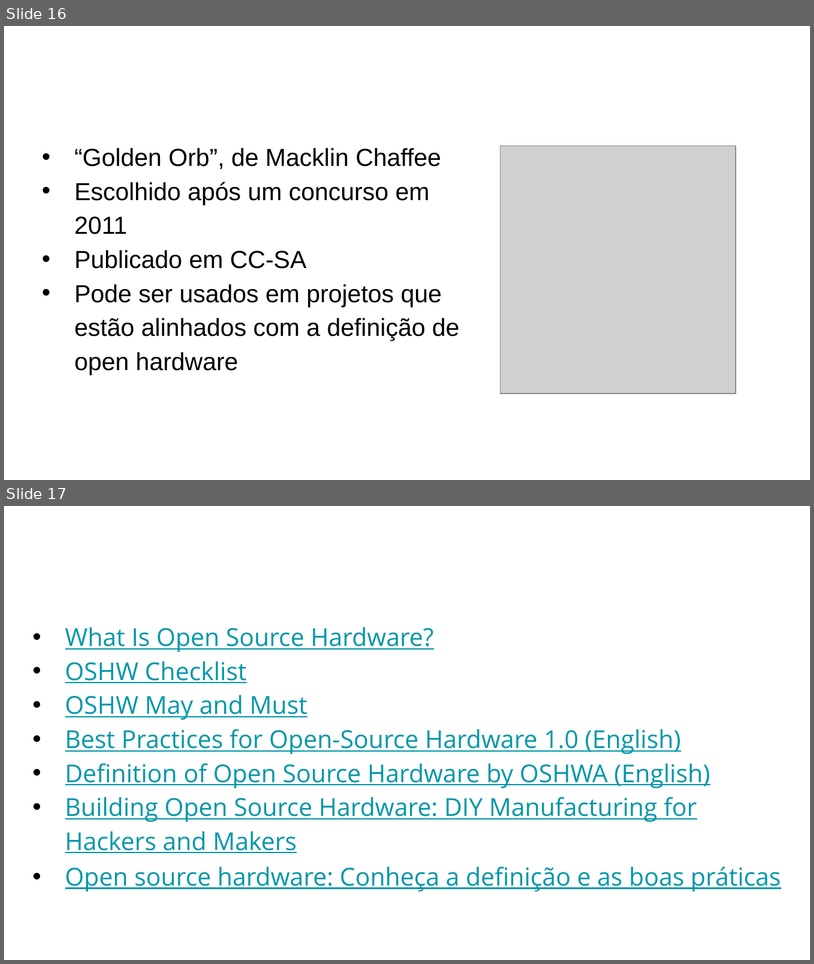
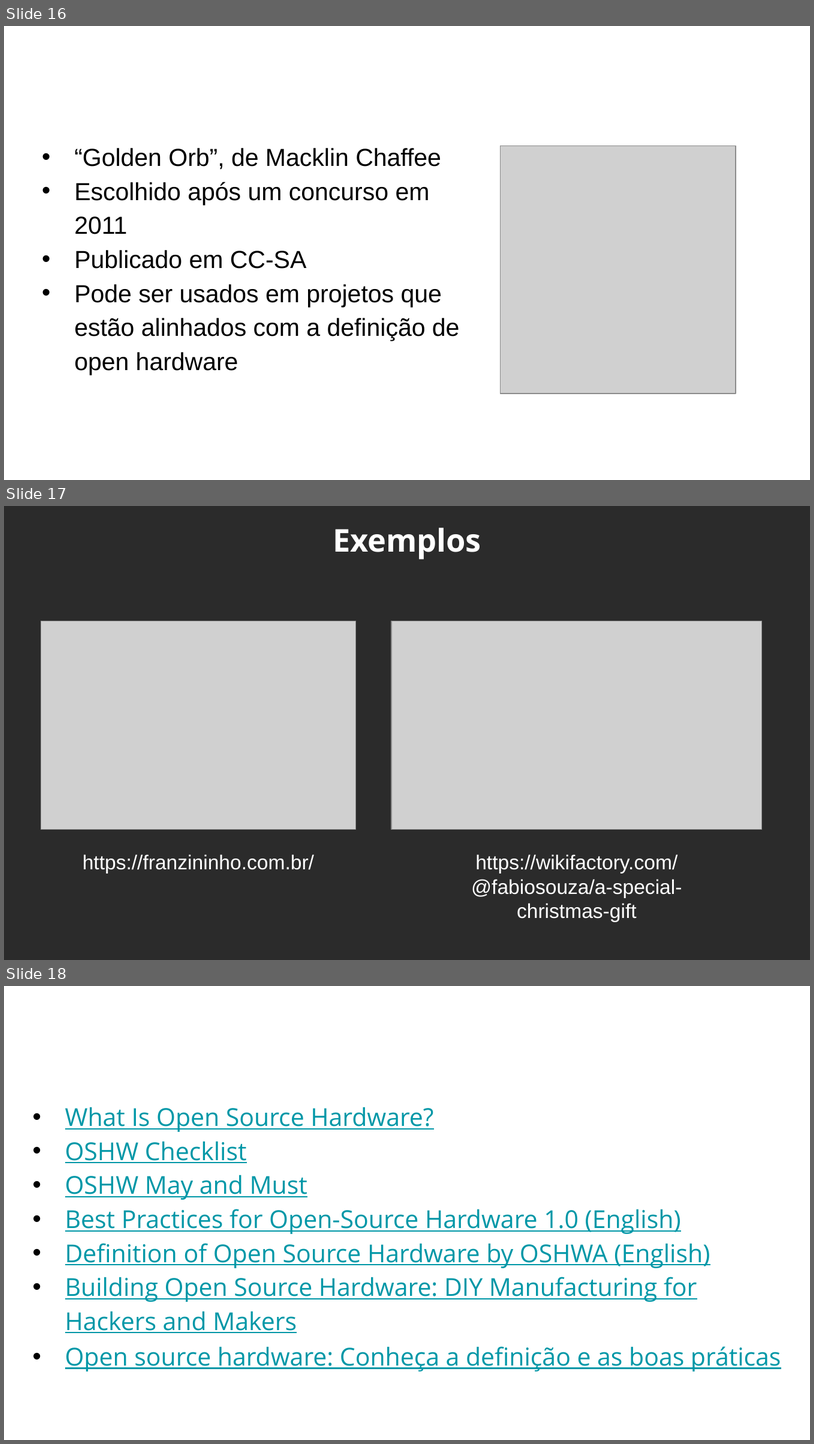
Before and after one commit to FBSeletronica/Palestras-Latinoware-2020, a slide deck: O que é open hardware .odp. Shown one above the other, each under a label of ours: slides 16 and 17 before the commit, slides 16, 17 and 18 after it. The pictures are 814x964 and 814x1444 pixels, drawn with LibreOffice and Linux fonts; fonts in the diff are those of the drawing; grey boxes stand for pictures; background and template pictures are left out; a plain dark background stands for a picture behind light text. Boxes give left, top, right and bottom in pixels: in the first picture for what was removed or moved away, otherwise in the second. Text is boxed around its words. In the diff, an @@ line names an element or a change of style, - is before the commit and + after.

Commit message:
Adicionando exemplos de projetos na apresentaçao

```diff
--- a/O que é open hardware .odp
+++ b/O que é open hardware .odp
@@ slide 17 added at <box>4,506,810,960</box>, background picture (left out) @@
@@ title added at <box>333,528,482,559</box>, 28 pt, text #FFFFFF, bold @@
+Exemplos
@@ picture added at <box>41,621,356,829</box> @@
@@ picture added at <box>392,621,763,829</box> @@
@@ text added at <box>83,854,314,873</box>, 18 pt, text #FFFFFF @@
+https://franzininho.com.br/
@@ text added at <box>471,854,682,921</box>, 18 pt, text #FFFFFF @@
+https://wikifactory.com/@fabiosouza/a-special-christmas-gift
@@ what was slide 17 is now slide 18 @@
```
Also in this commit, not shown: 1 slide changed, 1 other slide added, 1 slide removed.
